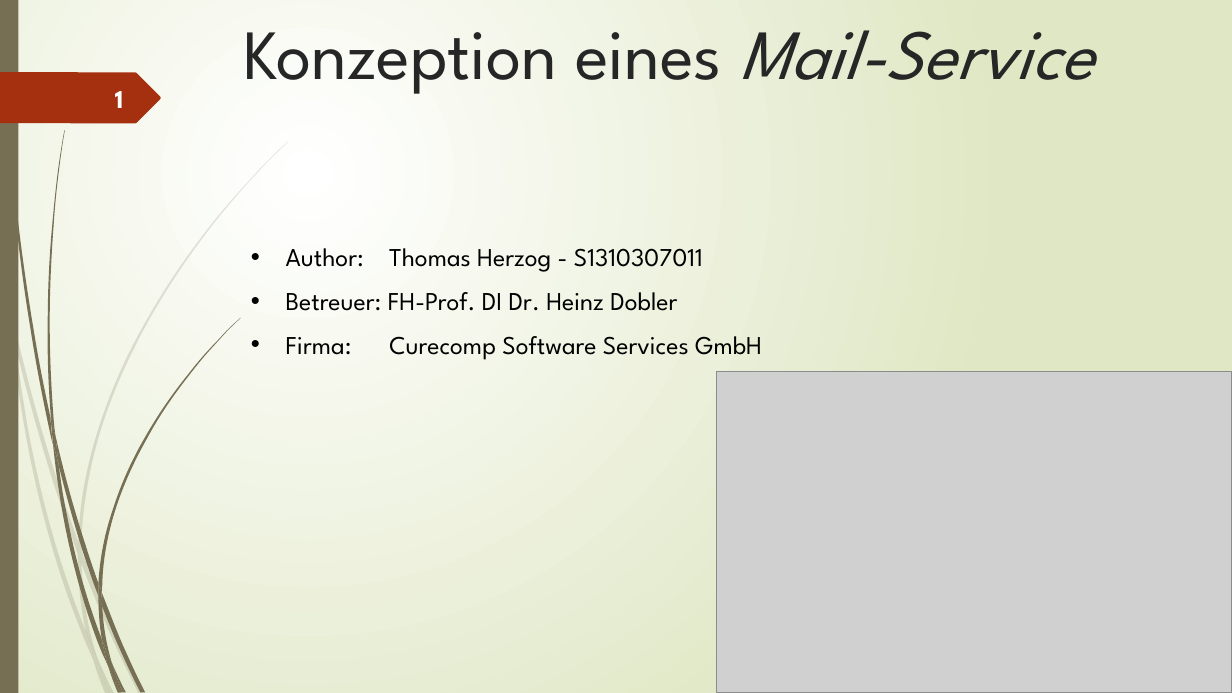
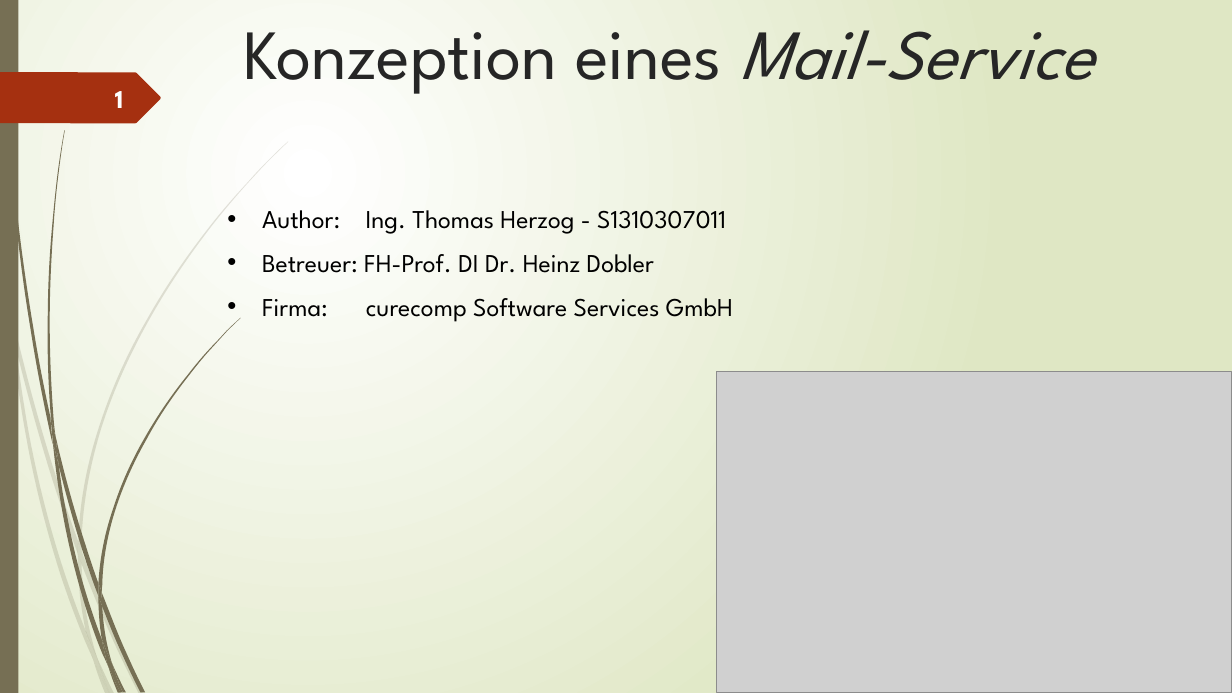
Before and after one commit to cchet/mail-service, a slide deck: slide 1 of doc/Präsentationen/Herzog_Thomas_Päsentation_part_Bachelorprüfung.pptx. Drawn at 1232x693 pixels with LibreOffice and Linux fonts; fonts in the diff are those of the drawing; grey boxes stand for pictures. Boxes give left, top, right and bottom in pixels: in the first picture for what was removed or moved away, otherwise in the second. Text is boxed around its words. In the diff, an @@ line names an element or a change of style, - is before the commit and + after.

```diff
--- a/doc/Präsentationen/Herzog_Thomas_Päsentation_part_Bachelorprüfung.pptx
+++ b/doc/Präsentationen/Herzog_Thomas_Päsentation_part_Bachelorprüfung.pptx
@@ text "Author: Ing. Thomas Herzog - ...": place and size @@
-text "Author: Ing. Thomas Herzog - ..." at [286,248,762,360]
+text "Author: Ing. Thomas Herzog - ..." at [262,210,733,322]
@@ text at [262,210,726,234]: text changed @@
-• Author: Thomas Herzog - S1310307011
+• Author: Ing. Thomas Herzog - S1310307011
@@ text at [262,298,733,322]: text changed @@
-• Firma: Curecomp Software Services GmbH
+• Firma: curecomp Software Services GmbH
```
Also in this commit, not shown: 4 other slides changed, 2 slides added, 2 slides removed, 1 other file.
